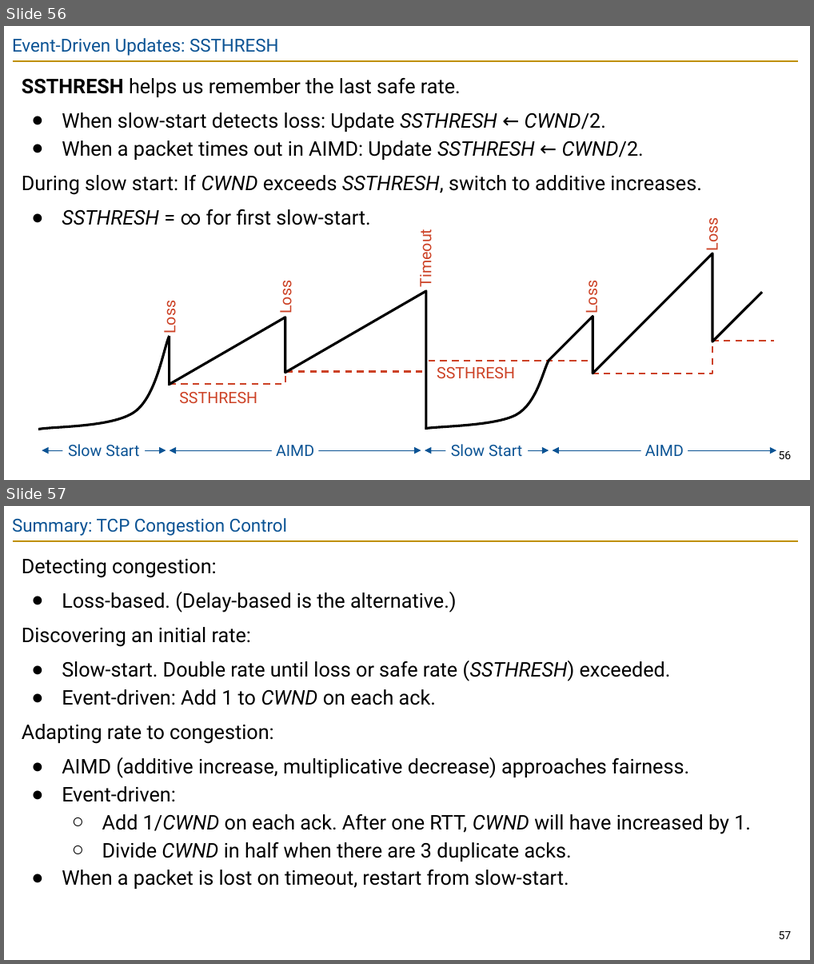
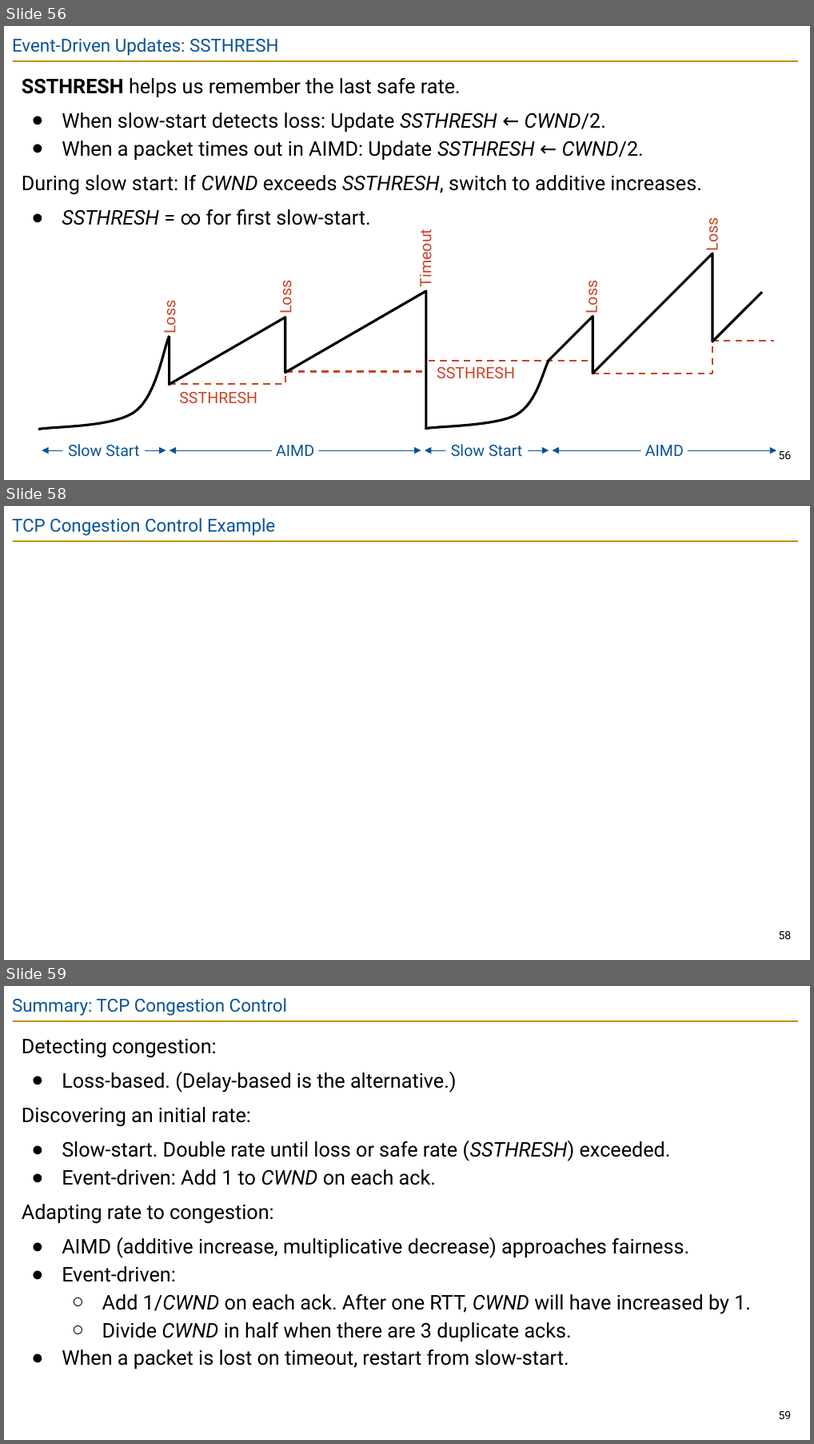
Before and after one commit to guhofstra/CSC175Sp26, a slide deck: PPTs/Lecture 12 - Congestion Control.pptx. Shown one above the other, each under a label of ours: slides 56 and 57 before the commit, slides 56, 58 and 59 after it; the slides between them are not shown. The pictures are 814x964 and 814x1444 pixels, drawn with LibreOffice and Linux fonts; fonts in the diff are those of the drawing; background and template pictures are left out. Boxes give left, top, right and bottom in pixels: in the first picture for what was removed or moved away, otherwise in the second. Text is boxed around its words. In the diff, an @@ line names an element or a change of style, - is before the commit and + after.

```diff
--- a/PPTs/Lecture 12 - Congestion Control.pptx
+++ b/PPTs/Lecture 12 - Congestion Control.pptx
@@ slide 58 added at (4, 506, 810, 960), background picture (left out); not listed: 1 template element that a slide beside it also shows @@
@@ title added at (12, 518, 275, 536), 16 pt, text #0B5394 @@
+TCP Congestion Control Example
@@ page number added at (779, 931, 792, 939), 10 pt, text #000000 @@
+58
@@ what was slide 57 is now slide 59 @@
@@ page number at (779, 1411, 792, 1419): text changed @@
-57
+59
```
Also in this commit, not shown: 1 other slide added, 7 other files.
